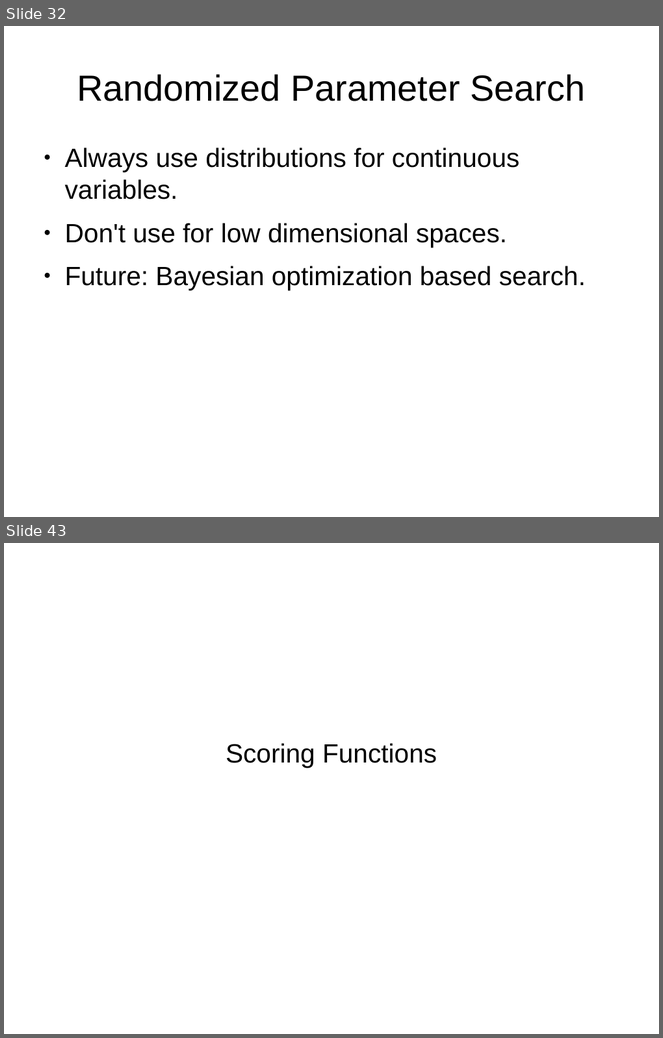
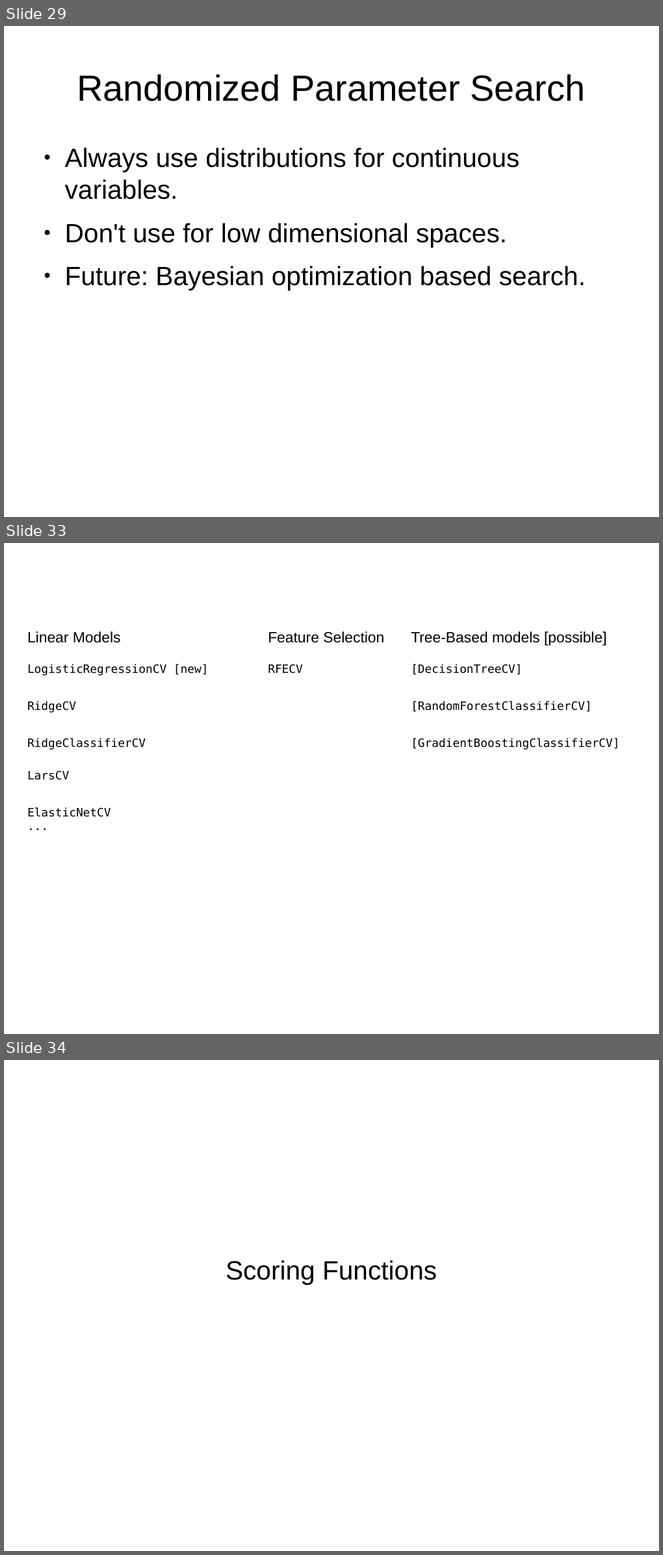
Before and after one commit to amueller/talks_odt, a slide deck: nyc-open-data-2015-andvanced-sklearn.odp. Shown one above the other, each under a label of ours: slides 32 and 43 before the commit, slides 29, 33 and 34 after it; the slides between them are not shown. The pictures are 663x1038 and 663x1555 pixels, drawn with LibreOffice and Linux fonts; fonts in the diff are those of the drawing. Boxes give left, top, right and bottom in pixels: in the first picture for what was removed or moved away, otherwise in the second. Text is boxed around its words. In the diff, an @@ line names an element or a change of style, - is before the commit and + after.

```diff
--- a/nyc-open-data-2015-andvanced-sklearn.odp
+++ b/nyc-open-data-2015-andvanced-sklearn.odp
@@ slide 33 added at (4,543,659,1034), background #FFFFFF @@
@@ table added at (22,626,629,837), 6 rows, 3 columns @@
+Linear Models | Feature Selection | Tree-Based models [possible]
+LogisticRegressionCV [new] | RFECV | [DecisionTreeCV]
+RidgeCV |  | [RandomForestClassifierCV]
+RidgeClassifierCV |  | [GradientBoostingClassifierCV]
+LarsCV |  | 
+ElasticNetCV / ... |  | 
@@ what was slide 32 is now slide 29 @@
@@ what was slide 43 is now slide 34 @@
```
Also in this commit, not shown: 15 slides changed, 4 other slides added, 4 slides removed.
